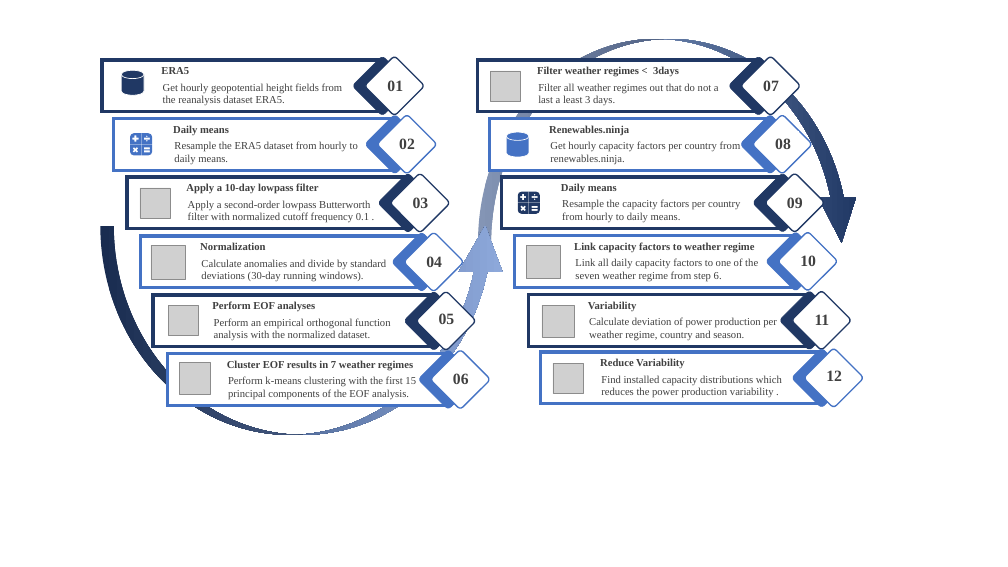
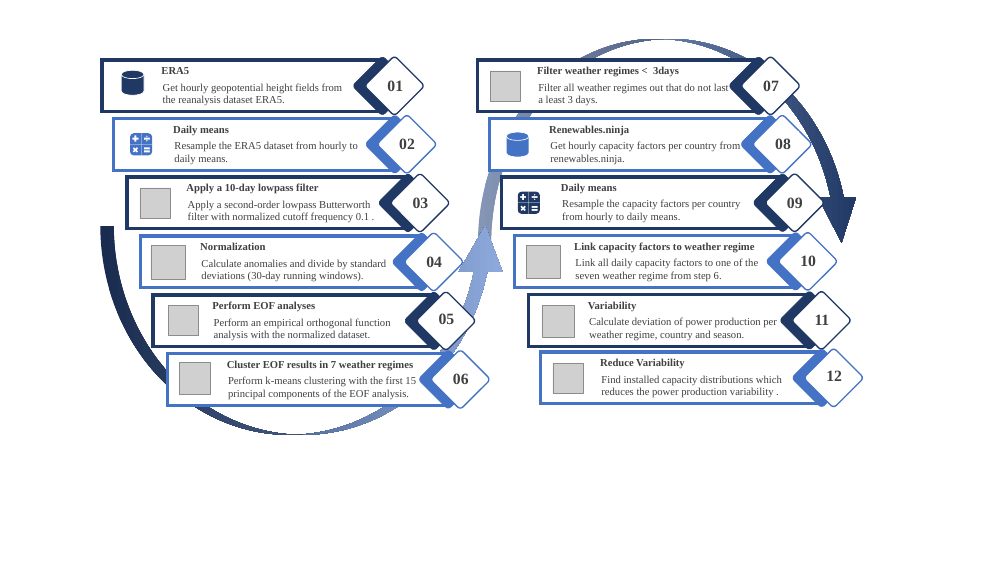
Before and after one commit to dmuehlemann/RPGV, a slide deck: slide 9 of doc/flowchart.pptx. Drawn at 1008x567 pixels with LibreOffice and Linux fonts; fonts in the diff are those of the drawing; grey boxes stand for pictures. Boxes give left, top, right and bottom in pixels: in the first picture for what was removed or moved away, otherwise in the second. Text is boxed around its words. In the diff, an @@ line names an element or a change of style, - is before the commit and + after.

```diff
--- a/doc/flowchart.pptx
+++ b/doc/flowchart.pptx
@@ rectangle added at [96, 35, 864, 442], fill #FFFFFF, outline #FFFFFF 1 pt @@
@@ text at [538, 83, 729, 106]: text changed @@
-Filter all weather regimes out that do not a last a least 3 days.
+Filter all weather regimes out that do not last a least 3 days.
```
Also in this commit, not shown: 30 other files.
